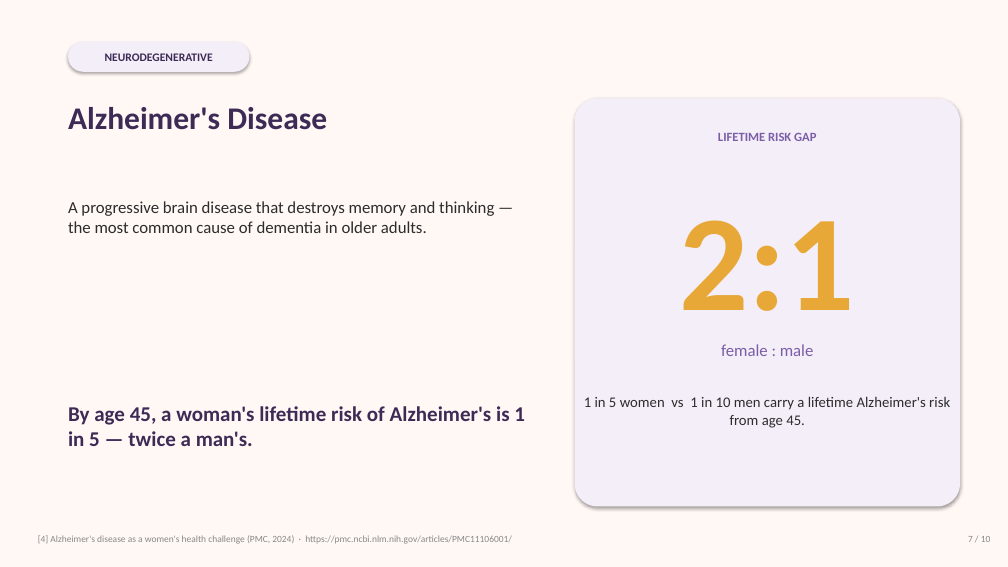
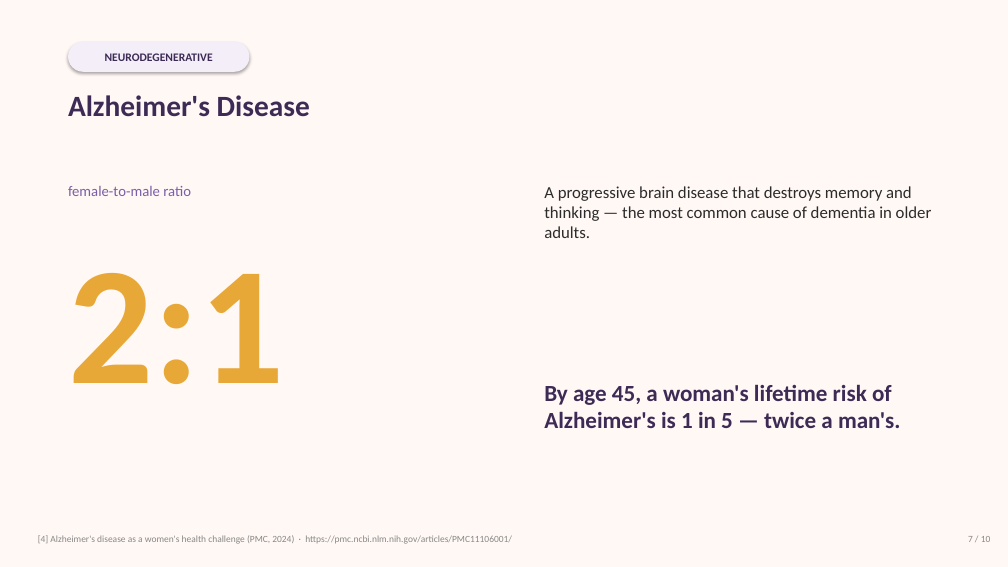
Before and after one commit to jimasiku/female-disease-prevalence, a slide deck: slide 7 of output/FemaleDiseasPrevalence.pptx. Drawn at 1008x567 pixels with LibreOffice and Linux fonts; fonts in the diff are those of the drawing. Boxes give left, top, right and bottom in pixels: in the first picture for what was removed or moved away, otherwise in the second. Text is boxed around its words. In the diff, an @@ line names an element or a change of style, - is before the commit and + after.

```diff
--- a/output/FemaleDiseasPrevalence.pptx
+++ b/output/FemaleDiseasPrevalence.pptx
@@ text "Alzheimer's Disease": place and size @@
-text "Alzheimer's Disease" at box(68, 107, 327, 130)
+text "Alzheimer's Disease" at box(68, 95, 310, 116)
@@ text "Alzheimer's Disease" at box(68, 95, 310, 116): size 30 to 28 pt @@
@@ rounded rectangle removed at box(575, 98, 960, 507) @@
@@ text removed at box(718, 133, 816, 141) @@
-LIFETIME RISK GAP
@@ text at box(68, 186, 191, 196): text changed; size 16 to 14 pt @@
-female : male
+female-to-male ratio
@@ text "A progressive brain disease that ..." rewrapped from box(68, 201, 494, 233) to box(544, 186, 932, 238) @@
@@ text "2:1": place and size @@
-text "2:1" at box(679, 220, 855, 311)
+text "2:1" at box(68, 273, 284, 384)
@@ text "2:1" at box(68, 273, 284, 384): size 130 to 160 pt; alignment centre to left @@
@@ text "By age 45, a woman's ...": place and size @@
-text "By age 45, a woman's ..." at box(68, 406, 525, 446)
+text "By age 45, a woman's ..." at box(544, 384, 901, 428)
@@ text "By age 45, a woman's ..." at box(544, 384, 901, 428): size 20 to 22 pt @@
@@ text removed at box(584, 396, 950, 428) @@
-1 in 5 women vs 1 in 10 men carry a lifetime Alzheimer's risk from age 45.
```
Also in this commit, not shown: 7 other slides changed, 3 other files.
